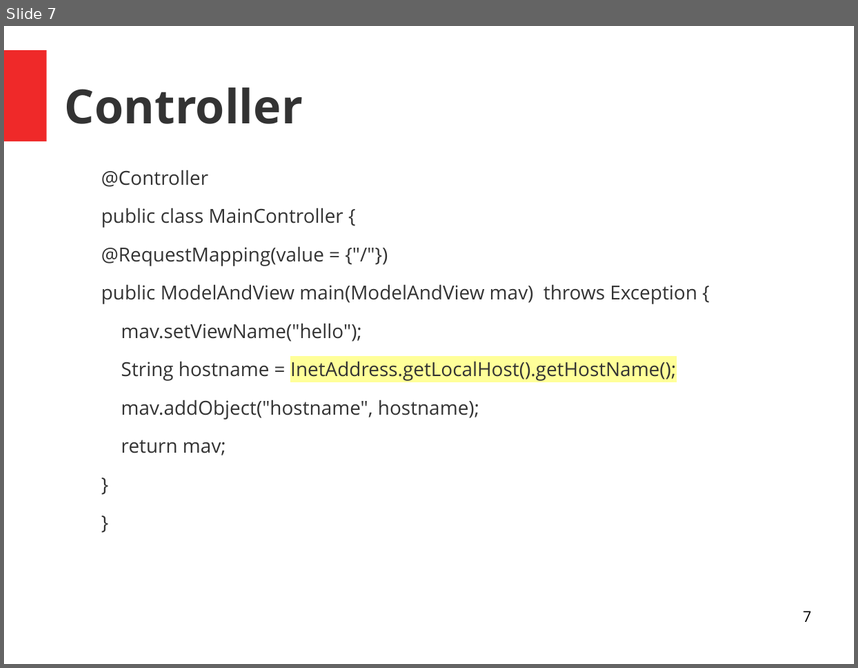
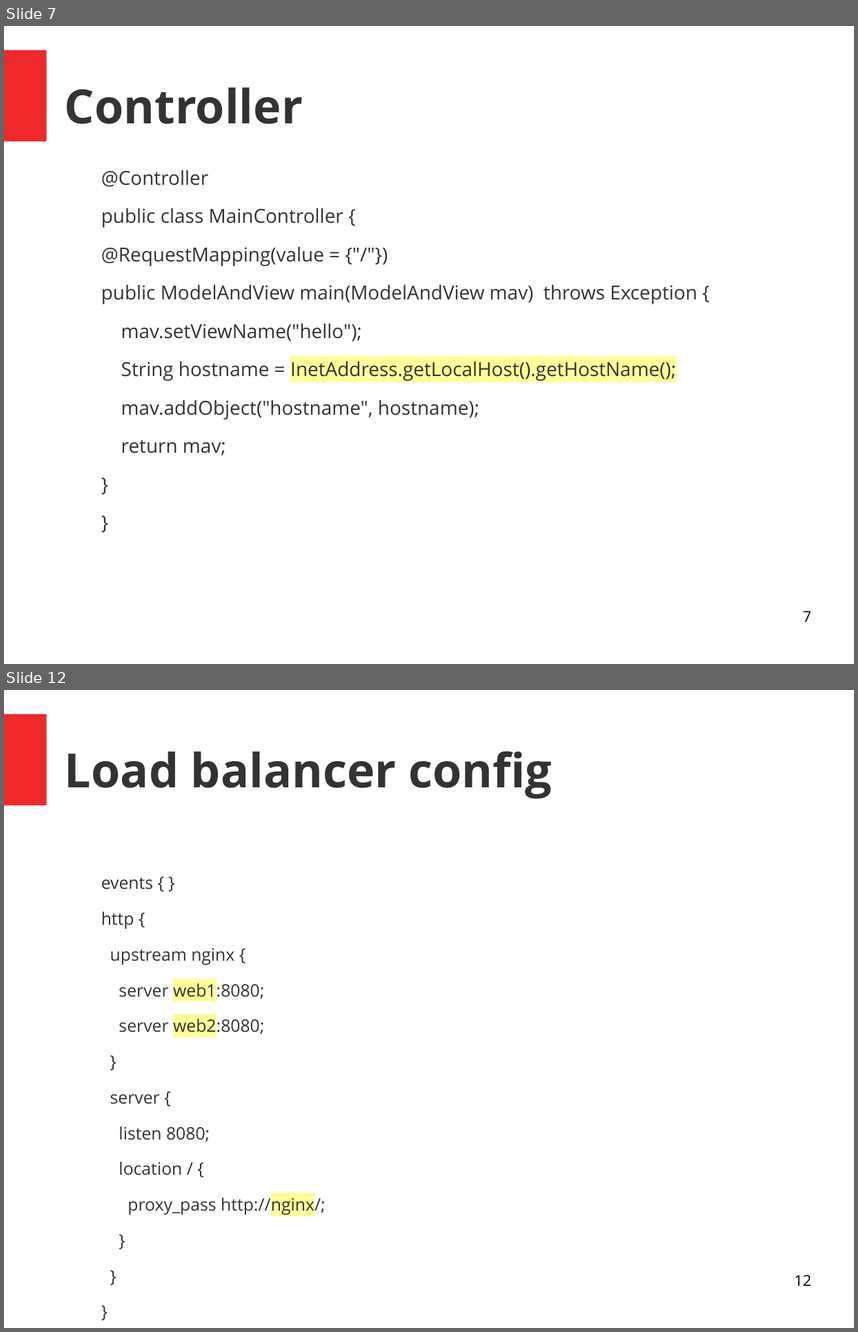
Before and after one commit to skuarch/dockerJava, a slide deck: dockerAndJava.odp. Shown one above the other, each under a label of ours: slide 7 before the commit, slides 7 and 12 after it; the slides between them are not shown. The pictures are 858x668 and 858x1332 pixels, drawn with LibreOffice and Linux fonts; fonts in the diff are those of the drawing. Boxes give left, top, right and bottom in pixels: in the first picture for what was removed or moved away, otherwise in the second. Text is boxed around its words. In the diff, an @@ line names an element or a change of style, - is before the commit and + after.

```diff
--- a/dockerAndJava.odp
+++ b/dockerAndJava.odp
@@ slide 12 added at <box>4,690,854,1328</box>, background #FFFFFF; not listed: 1 template element that a slide beside it also shows @@
@@ title added at <box>65,751,552,799</box>, 44 pt, text #333333, bold @@
+Load balancer config
@@ text added at <box>101,877,326,1215</box>, 16 pt, text #333333 @@
+events { }
+http {
+upstream nginx {
+server web1:8080;
+server web2:8080;
+}
+server {
+listen 8080;
+location / {
+proxy_pass http://nginx/;
+}
+}
+}
@@ page number added at <box>794,1274,811,1285</box>, 14 pt, text #000000 @@
+12
```
Also in this commit, not shown: 7 slides changed, 5 other slides added, 1 slide removed.
